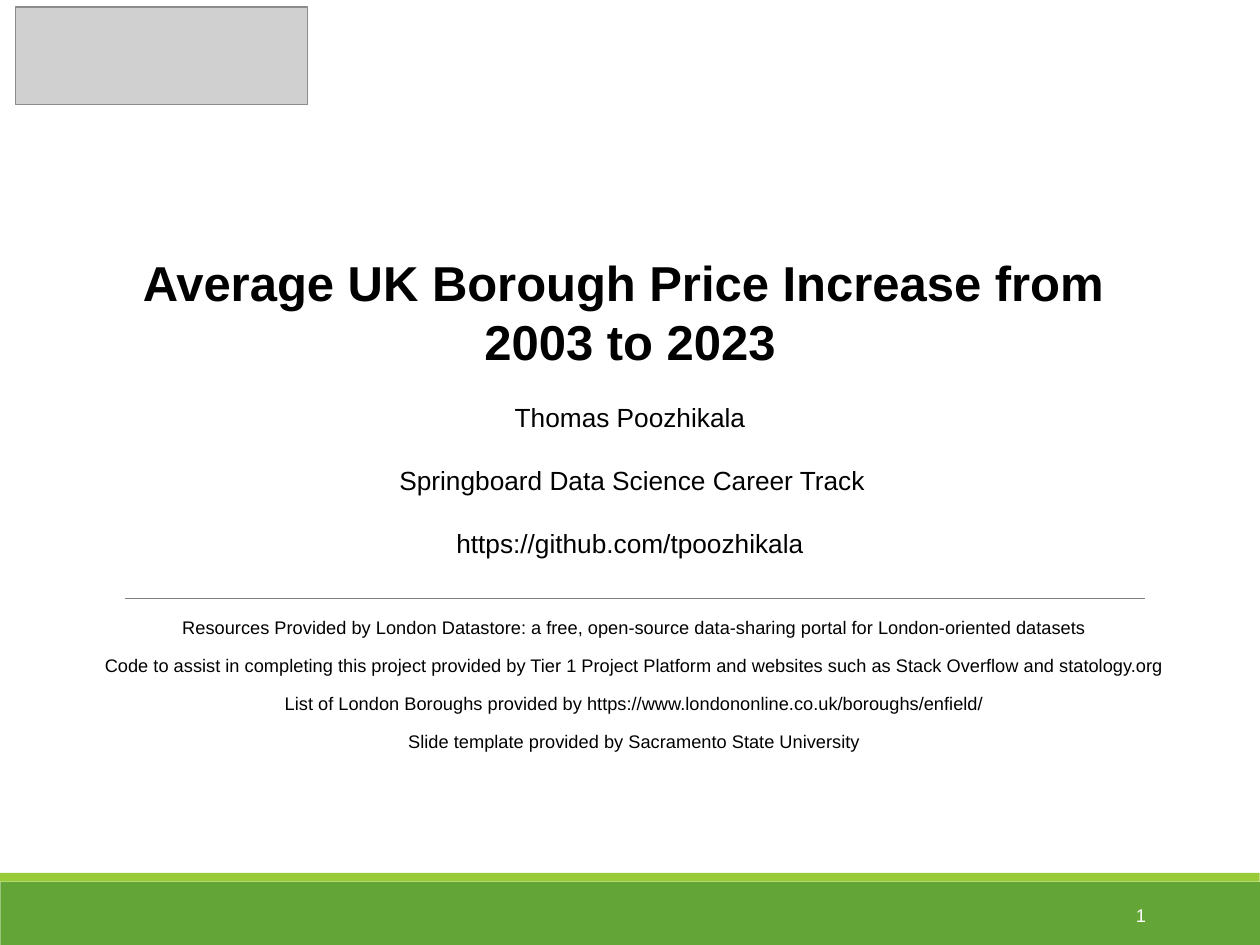
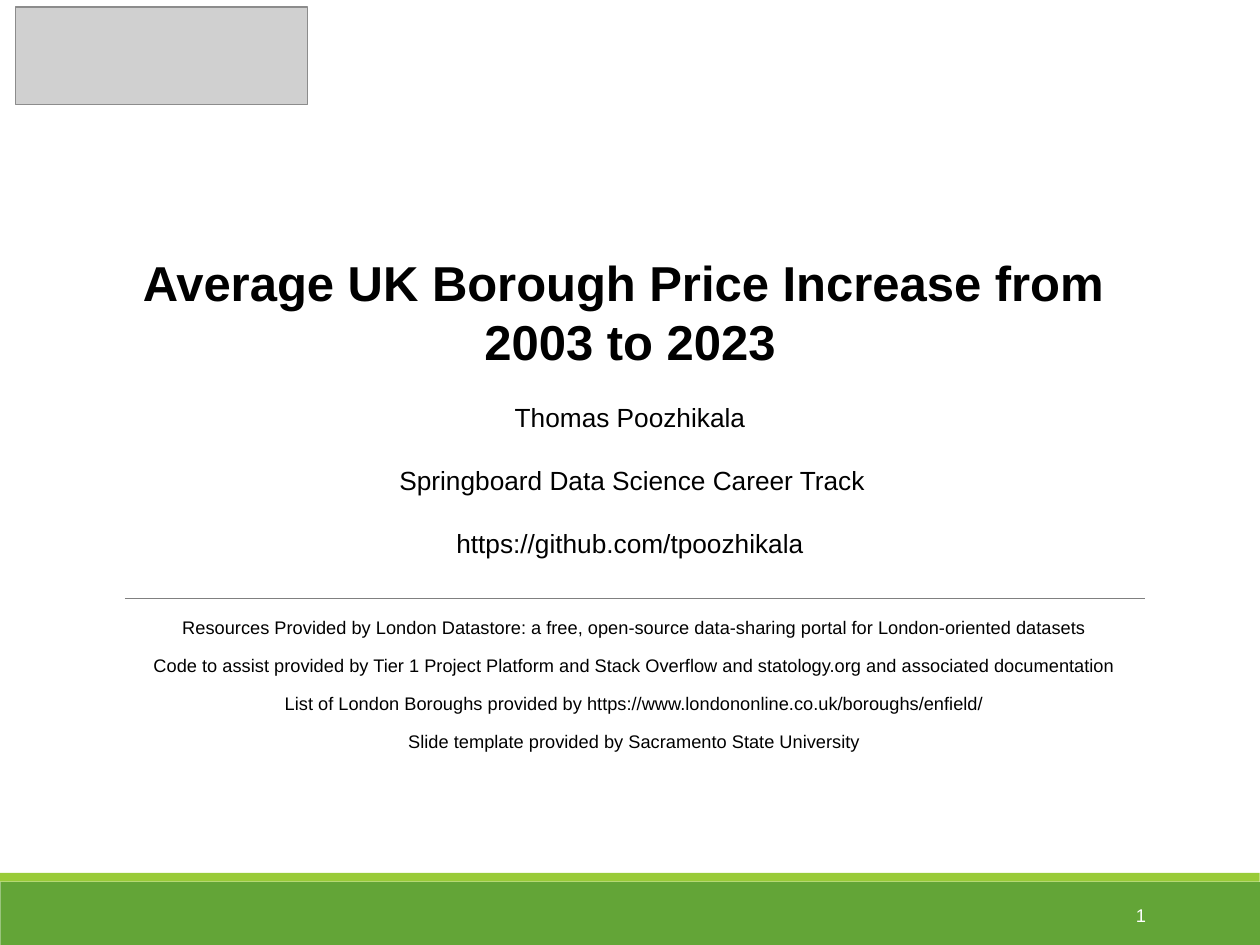
Before and after one commit to tpoozhikala/Springboard, a slide deck: slide 1 of UK_House_Prices_Challenge/UK_Housing_Prices_Presentation.pptx. Drawn at 1260x945 pixels with LibreOffice and Linux fonts; fonts in the diff are those of the drawing; grey boxes stand for pictures. Boxes give left, top, right and bottom in pixels: in the first picture for what was removed or moved away, otherwise in the second. Text is boxed around its words. In the diff, an @@ line names an element or a change of style, - is before the commit and + after.

Commit message:
Updated Presentation file

```diff
--- a/UK_House_Prices_Challenge/UK_Housing_Prices_Presentation.pptx
+++ b/UK_House_Prices_Challenge/UK_Housing_Prices_Presentation.pptx
@@ text "Resources Provided by London Datastore: ...": place and size @@
-text "Resources Provided by London Datastore: ..." at [105,620,1162,752]
+text "Resources Provided by London Datastore: ..." at [153,620,1114,752]
@@ text at [153,658,1114,676]: text changed @@
-Code to assist in completing this project provided by Tier 1 Project Platform and websites such as Stack Overflow and statology.org
+Code to assist provided by Tier 1 Project Platform and Stack Overflow and statology.org and associated documentation
```
